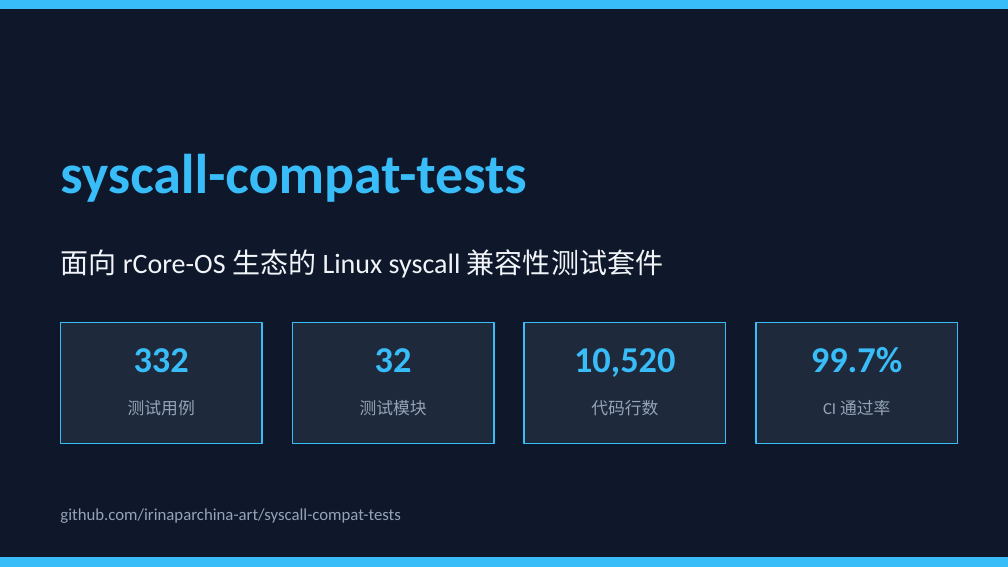
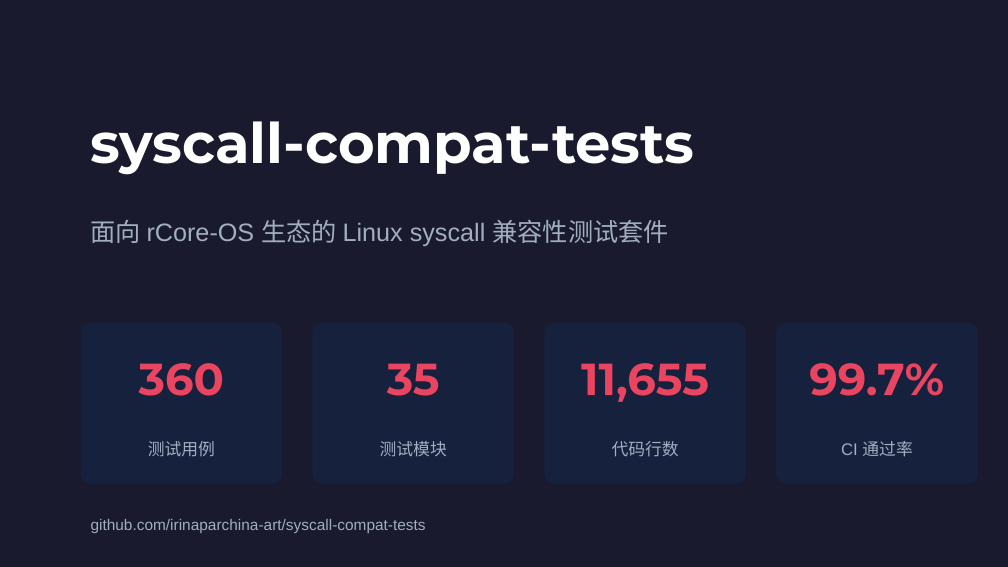
Before and after one commit to irinaparchina-art/syscall-compat-tests, a slide deck: slide 1 of docs/slides.pptx. Drawn at 1008x567 pixels with LibreOffice and Linux fonts; fonts in the diff are those of the drawing. Boxes give left, top, right and bottom in pixels: in the first picture for what was removed or moved away, otherwise in the second. Text is boxed around its words. In the diff, an @@ line names an element or a change of style, - is before the commit and + after.

Commit message:
docs: update slides with 360 tests and new modules

```diff
--- a/docs/slides.pptx
+++ b/docs/slides.pptx
@@ background #0F172A to #1A1A2E @@
@@ rectangle removed at bbox=[0, 0, 1008, 8] @@
@@ text "syscall-compat-tests": place and size @@
-text "syscall-compat-tests" at bbox=[60, 153, 526, 202]
+text "syscall-compat-tests" at bbox=[91, 121, 695, 175]
@@ text "syscall-compat-tests" at bbox=[91, 121, 695, 175]: font Calibri to Montserrat, text colour #38BDF8 to #FFFFFF @@
@@ text "面向 rCore-OS 生态的 Linux syscall ...": place and size @@
-text "面向 rCore-OS 生态的 Linux syscall ..." at bbox=[60, 249, 663, 278]
+text "面向 rCore-OS 生态的 Linux syscall ..." at bbox=[91, 220, 668, 246]
@@ text "面向 rCore-OS 生态的 Linux syscall ..." at bbox=[91, 220, 668, 246]: size 20 to 18 pt, font Calibri to Arial, text colour #F1F5F9 to #A0AEC0 @@
@@ rounded rectangle added at bbox=[81, 323, 282, 484], fill #16213E @@
@@ rounded rectangle added at bbox=[312, 323, 514, 484], fill #16213E @@
@@ rounded rectangle added at bbox=[544, 323, 746, 484], fill #16213E @@
@@ rectangle removed at bbox=[756, 323, 958, 444] @@
@@ rounded rectangle added at bbox=[776, 323, 978, 484], fill #16213E @@
@@ text "360": place and size @@
-text "360" at bbox=[60, 323, 262, 444]
+text "360" at bbox=[139, 363, 224, 396]
@@ text removed at bbox=[134, 348, 189, 373] @@
-332
@@ text "35": place and size @@
-text "35" at bbox=[292, 323, 494, 444]
+text "35" at bbox=[387, 363, 440, 396]
@@ text removed at bbox=[375, 348, 412, 373] @@
-32
@@ fill #1E293B to none; outline #38BDF8 1 pt to none in 3 elements at bbox=[139, 363, 224, 396], bbox=[387, 363, 440, 396], bbox=[581, 363, 709, 402] @@
@@ text "11,655": place and size @@
-text "11,655" at bbox=[524, 323, 726, 444]
+text "11,655" at bbox=[581, 363, 709, 402]
@@ text removed at bbox=[574, 348, 675, 377] @@
-10,520
@@ text "99.7%": place and size @@
-text "99.7%" at bbox=[811, 347, 903, 373]
+text "99.7%" at bbox=[809, 363, 944, 396]
@@ text "99.7%" at bbox=[809, 363, 944, 396]: size 26 to 32 pt, font Calibri to Montserrat, text colour #38BDF8 to #E94560 @@
@@ text at bbox=[139, 363, 224, 396]: text added @@
+360
@@ text at bbox=[387, 363, 440, 396]: text added @@
+35
@@ text at bbox=[581, 363, 709, 402]: text added @@
+11,655
@@ text "测试用例": place and size @@
-text "测试用例" at bbox=[128, 400, 195, 415]
+text "测试用例" at bbox=[148, 441, 215, 456]
@@ text "测试模块": place and size @@
-text "测试模块" at bbox=[360, 400, 427, 415]
+text "测试模块" at bbox=[380, 441, 447, 457]
@@ text "代码行数": place and size @@
-text "代码行数" at bbox=[591, 400, 658, 416]
+text "代码行数" at bbox=[612, 441, 679, 457]
@@ font Calibri to Arial, text colour #94A3B8 to #A0AEC0 in 4 elements at bbox=[148, 441, 215, 456], bbox=[380, 441, 447, 457], bbox=[612, 441, 679, 457], bbox=[841, 441, 912, 457] @@
@@ text "CI 通过率": place and size @@
-text "CI 通过率" at bbox=[823, 400, 890, 415]
+text "CI 通过率" at bbox=[841, 441, 912, 457]
@@ text "github.com/irinaparchina-art/syscall-compat-tests": place and size @@
-text "github.com/irinaparchina-art/syscall-compat-tests" at bbox=[60, 508, 400, 523]
+text "github.com/irinaparchina-art/syscall-compat-tests" at bbox=[91, 519, 426, 533]
@@ text "github.com/irinaparchina-art/syscall-compat-tests" at bbox=[91, 519, 426, 533]: size 12 to 11 pt, font Calibri to Arial, text colour #94A3B8 to #A0AEC0 @@
@@ rectangle removed at bbox=[0, 558, 1008, 566] @@
```
Also in this commit, not shown: 6 other slides changed, 1 slide added, 1 slide removed.
